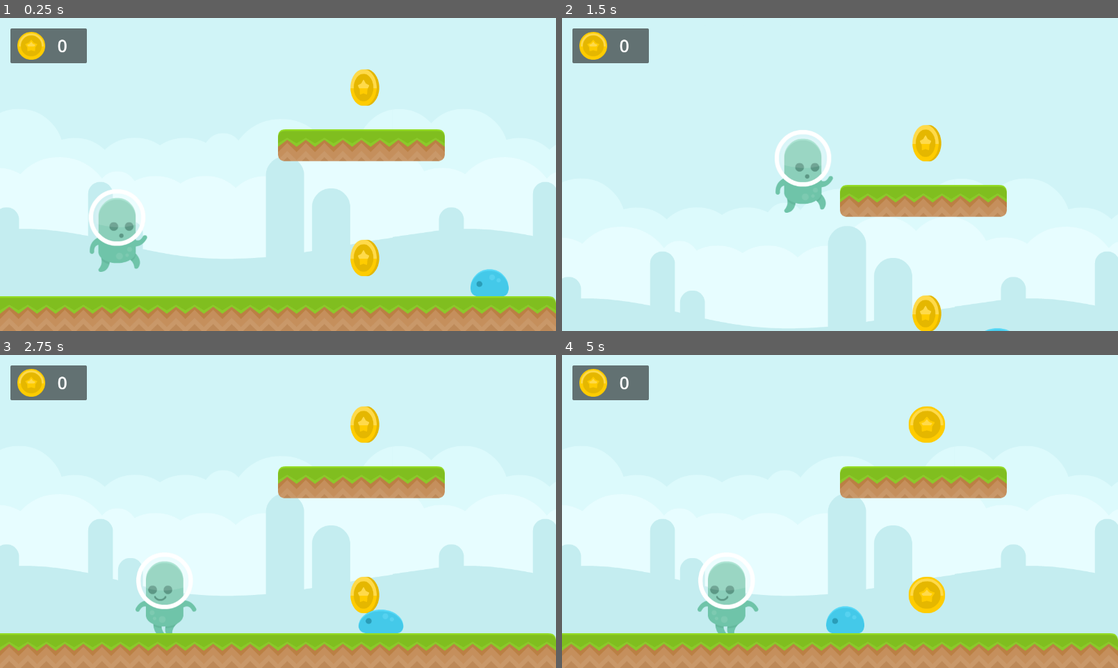
Above: before the commit, frames 1-4 (two rows, left to right).
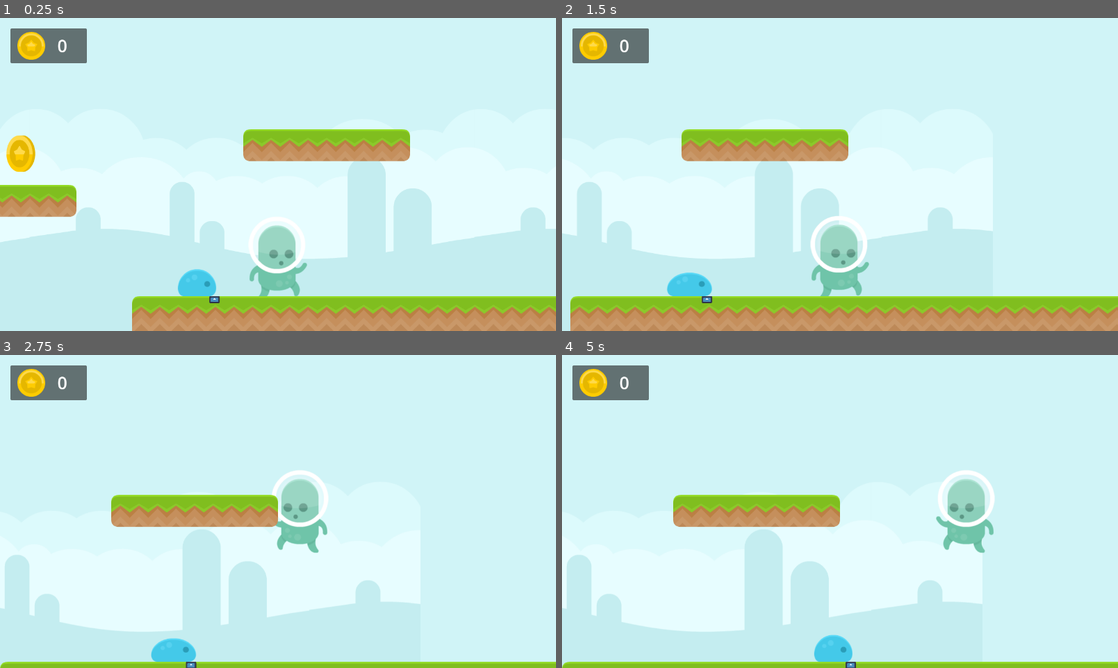
Above: after the commit, the same moments.

Repository: sammiemac/GDC-GodotWorkshop-23
Game: Godot game, scene res://Levels/demo_level.tscn
The game is run twice, just before and just after one commit, with the same random seed, the same clock (stepped at 60 frames per second) and the same inputs. The engine's default icon, where the game draws it, is replaced by a stand-in: a white triangle on a blue panel in a dark square.
Inputs:
- Up to frame 1 (0.25 s): no input
- Up to frame 2 (1.5 s): hold D (move_right) from 0.53 s (still down); tap Space (move_jump) at 0.77 s
- Up to frame 3 (2.75 s): tap Space (move_jump) at 1.52 s; release D (move_right) at 2.03 s; hold A (move_left) from 2.03 s (still down)
- Up to frame 4 (5 s): release A (move_left) at 2.78 s; hold D (move_right) 2.78-4.28 s; tap Space (move_jump) at 3.02, 3.77, 4.52 s; hold A (move_left) from 4.28 s (still down)

The runs differ from the first frame. In frame 1, 21% of the frame differs, in the area x 0-100%, y 16-100%; in frame 2, 31%; in frame 3, 31%; in frame 4, 32%.

Commit message:
enemy tweaks

Diff:
--- a/Assets/Enemies/demo_enemy.gd
+++ b/Assets/Enemies/demo_enemy.gd
@@ -1,10 +1,17 @@
 extends CharacterBody2D
 
 @export var speed = 100.0
-@export var direction = true
+@export var direction = 1
+
+signal enemy_hit(body: Node2D)
 
 # Get the gravity from the project settings to be synced with RigidBody nodes.
 var gravity = ProjectSettings.get_setting("physics/2d/default_gravity")
+
+func _ready():
+	if direction:
+		$AnimSprite.flip_h = true
+		$FloorChecker.position.x = $ColShape.shape.get_size().x * direction
 
 # Called every frame. 'delta' is the elapsed time since the previous frame.
 func _physics_process(delta):
@@ -13,17 +20,32 @@
 	if not is_on_floor():
 		velocity.y += gravity * delta
 
-	$AnimSprite.play("move")
+	if is_on_wall() or not $FloorChecker.is_colliding():
+		direction *= -1
+		$AnimSprite.flip_h = not $AnimSprite.flip_h
+		$FloorChecker.position.x = $ColShape.shape.get_size().x * direction
 
-	if direction:
-		velocity.x = speed * -1
-		$AnimSprite.flip_h = false
-	else:
-		velocity.x = speed
-		$AnimSprite.flip_h = true
+	if speed > 0:
+		$AnimSprite.play("move")
+
+	velocity.x = speed * direction
 
 	move_and_slide()
 
 func _on_hit_box_body_entered(body):
-	if body.is_in_group("player"):
-		print("hit!")
+	if body.is_in_group("Player"):
+		$AnimSprite.play("hit")
+		$AnimPlayer.play("hit")
+		speed = 0
+		set_collision_layer_value(3, false)
+		set_collision_mask_value(1, false)
+		body.bounce()
+
+
+func _on_damage_box_body_entered(body):
+	if body.is_in_group("Player"):
+		emit_signal("enemy_hit", body)
+
+
+func _on_anim_player_animation_finished(anim_name):
+	queue_free()
--- a/Assets/Enemies/demo_enemy.tscn
+++ b/Assets/Enemies/demo_enemy.tscn
@@ -1,9 +1,10 @@
-[gd_scene load_steps=8 format=3 uid="uid://bwaoqkcrjjphw"]
+[gd_scene load_steps=13 format=3 uid="uid://bwaoqkcrjjphw"]
 
 [ext_resource type="Script" path="res://Assets/Enemies/demo_enemy.gd" id="1_mpi5m"]
 [ext_resource type="Texture2D" uid="uid://bjye6ll71afy5" path="res://Assets/Enemies/slimeBlue_hit.png" id="1_yoa74"]
 [ext_resource type="Texture2D" uid="uid://d274u4ie6cw54" path="res://Assets/Enemies/slimeBlue.png" id="2_aq7fv"]
 [ext_resource type="Texture2D" uid="uid://b65er4seqhtd3" path="res://Assets/Enemies/slimeBlue_move.png" id="3_5w5pw"]
+[ext_resource type="Texture2D" uid="uid://ca55vbpk64gsj" path="res://icon.svg" id="5_agrb3"]
 
 [sub_resource type="SpriteFrames" id="SpriteFrames_p6ixm"]
 animations = [{
@@ -27,12 +28,51 @@
 "speed": 2.0
 }]
 
-[sub_resource type="CapsuleShape2D" id="CapsuleShape2D_8k3c5"]
-radius = 24.0
-height = 80.0
+[sub_resource type="RectangleShape2D" id="RectangleShape2D_uvyxi"]
+size = Vector2(40, 80)
+
+[sub_resource type="RectangleShape2D" id="RectangleShape2D_foaj0"]
+size = Vector2(40, 16)
 
 [sub_resource type="RectangleShape2D" id="RectangleShape2D_0p32q"]
 size = Vector2(64, 8)
+
+[sub_resource type="Animation" id="Animation_omehl"]
+resource_name = "hit"
+length = 0.5
+tracks/0/type = "value"
+tracks/0/imported = false
+tracks/0/enabled = true
+tracks/0/path = NodePath(".:modulate")
+tracks/0/interp = 1
+tracks/0/loop_wrap = true
+tracks/0/keys = {
+"times": PackedFloat32Array(0, 0.5),
+"transitions": PackedFloat32Array(1, 1),
+"update": 0,
+"values": [Color(1, 1, 1, 1), Color(1, 1, 1, 0)]
+}
+
+[sub_resource type="Animation" id="Animation_agmyt"]
+length = 0.001
+tracks/0/type = "value"
+tracks/0/imported = false
+tracks/0/enabled = true
+tracks/0/path = NodePath(".:modulate")
+tracks/0/interp = 1
+tracks/0/loop_wrap = true
+tracks/0/keys = {
+"times": PackedFloat32Array(0),
+"transitions": PackedFloat32Array(1),
+"update": 0,
+"values": [Color(1, 1, 1, 1)]
+}
+
+[sub_resource type="AnimationLibrary" id="AnimationLibrary_f48qq"]
+_data = {
+"RESET": SubResource("Animation_agmyt"),
+"hit": SubResource("Animation_omehl")
+}
 
 [node name="DemoEnemy" type="CharacterBody2D"]
 collision_layer = 4
@@ -44,18 +84,46 @@
 animation = &"move"
 
 [node name="ColShape" type="CollisionShape2D" parent="."]
-position = Vector2(0, 40)
+position = Vector2(1.56284e-05, 44)
 rotation = 1.5708
-shape = SubResource("CapsuleShape2D_8k3c5")
+shape = SubResource("RectangleShape2D_uvyxi")
+
+[node name="DamageBox" type="Area2D" parent="."]
+position = Vector2(0, 8)
+collision_layer = 4
+
+[node name="CollisionShape2D" type="CollisionShape2D" parent="DamageBox"]
+position = Vector2(-40, 36)
+rotation = -1.5708
+shape = SubResource("RectangleShape2D_foaj0")
+
+[node name="CollisionShape2D2" type="CollisionShape2D" parent="DamageBox"]
+position = Vector2(40, 36)
+rotation = -1.5708
+shape = SubResource("RectangleShape2D_foaj0")
 
 [node name="HitBox" type="Area2D" parent="."]
 position = Vector2(0, 8)
 
 [node name="CollisionShape2D" type="CollisionShape2D" parent="HitBox"]
+position = Vector2(0, 4)
 shape = SubResource("RectangleShape2D_0p32q")
 
 [node name="FloorChecker" type="RayCast2D" parent="."]
-position = Vector2(0, 48)
-target_position = Vector2(0, 16)
+position = Vector2(-40, 48)
+target_position = Vector2(0, 24)
+collision_mask = 2
 
+[node name="Sprite2D" type="Sprite2D" parent="FloorChecker"]
+position = Vector2(0, 24)
+scale = Vector2(0.1875, 0.125)
+texture = ExtResource("5_agrb3")
+
+[node name="AnimPlayer" type="AnimationPlayer" parent="."]
+libraries = {
+"": SubResource("AnimationLibrary_f48qq")
+}
+
+[connection signal="body_entered" from="DamageBox" to="." method="_on_damage_box_body_entered"]
 [connection signal="body_entered" from="HitBox" to="." method="_on_hit_box_body_entered"]
+[connection signal="animation_finished" from="AnimPlayer" to="." method="_on_anim_player_animation_finished"]
--- a/Assets/Player/demo_player.gd
+++ b/Assets/Player/demo_player.gd
@@ -5,6 +5,8 @@
 
 # Get the gravity from the project settings to be synced with RigidBody nodes.
 var gravity = ProjectSettings.get_setting("physics/2d/default_gravity")
+
+var direction
 
 func _physics_process(delta):
 
@@ -18,7 +20,7 @@
 
 	# Get the input direction and handle the movement/deceleration.
 	# As good practice, you should replace UI actions with custom gameplay actions.
-	var direction = Input.get_axis("move_left", "move_right")
+	direction = Input.get_axis("move_left", "move_right")
 	if direction:
 		velocity.x = direction * SPEED
 		$AnimSprite.flip_h = false
@@ -32,3 +34,7 @@
 		$AnimSprite.play("jump")
 
 	move_and_slide()
+
+
+func bounce():
+	velocity.y = JUMP_VELOCITY * 0.5
--- a/Assets/Player/demo_player.tscn
+++ b/Assets/Player/demo_player.tscn
@@ -40,7 +40,7 @@
 radius = 48.0
 height = 176.0
 
-[node name="DemoPlayer" type="CharacterBody2D" groups=["player"]]
+[node name="DemoPlayer" type="CharacterBody2D" groups=["Player"]]
 collision_mask = 15
 script = ExtResource("1_e1ktb")
 
--- a/Levels/demo_level.tscn
+++ b/Levels/demo_level.tscn
@@ -182,8 +182,8 @@
 texture = ExtResource("12_6j45s")
 stretch_mode = 1
 
-[node name="DemoPlayer" parent="." groups=["Player"] instance=ExtResource("1_wlw7u")]
-position = Vector2(272, 456)
+[node name="DemoPlayer" parent="." instance=ExtResource("1_wlw7u")]
+position = Vector2(2128, 520)
 
 [node name="Camera2D" type="Camera2D" parent="DemoPlayer"]
 limit_left = 0
@@ -210,7 +210,7 @@
 metadata/_edit_lock_ = true
 
 [node name="DemoEnemy" parent="." instance=ExtResource("13_xk6t3")]
-position = Vector2(1152, 576)
+position = Vector2(1920, 577)
 
 [node name="FallZone" type="Area2D" parent="."]
 position = Vector2(1536, 776)
@@ -224,4 +224,6 @@
 [connection signal="coin_collected" from="Coins/Coin1" to="HUD" method="_on_coin_collected"]
 [connection signal="coin_collected" from="Coins/Coin2" to="HUD" method="_on_coin_collected"]
 [connection signal="coin_collected" from="Coins/Coin3" to="HUD" method="_on_coin_collected"]
+[connection signal="enemy_hit" from="DemoEnemy" to="HUD" method="_on_game_over"]
 [connection signal="body_entered" from="FallZone" to="HUD" method="_on_fall_zone_body_entered"]
+[connection signal="body_entered" from="FallZone" to="HUD" method="_on_game_over"]
--- a/Levels/hud.gd
+++ b/Levels/hud.gd
@@ -19,10 +19,10 @@
 	_ready()
 
 
-func _on_fall_zone_body_entered(body):
-	if body.is_in_group("Player"):
-		$CoinUI.visible = false
-		$GameOverUI.visible = true
+func _on_game_over(body):
+	$CoinUI.visible = false
+	$GameOverUI.visible = true
+	body.velocity.x = 0
 
 
 func _on_try_again_pressed():
